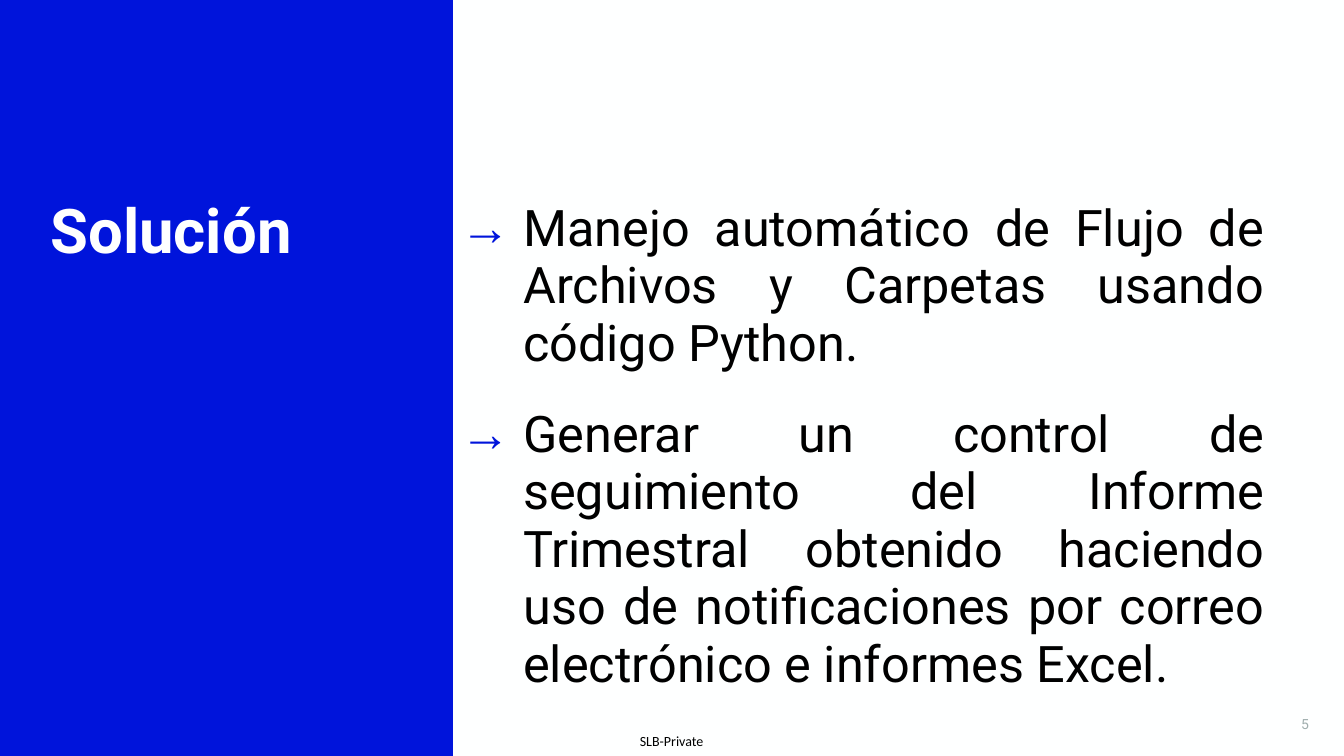
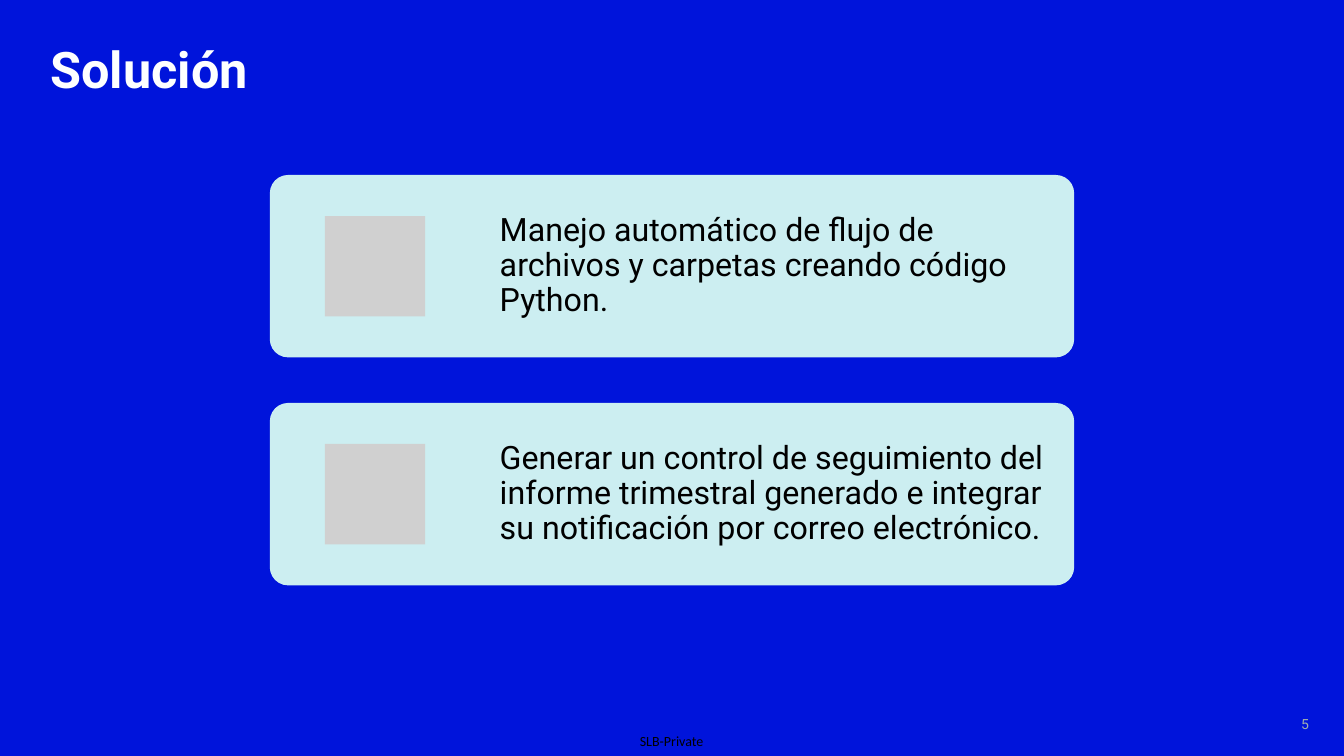
Before and after one commit to Negatix092/SLB, a slide deck: slide 5 of Presentación.pptx. Drawn at 1344x756 pixels with LibreOffice and Linux fonts; fonts in the diff are those of the drawing; grey boxes stand for pictures; background and template pictures are left out. Boxes give left, top, right and bottom in pixels: in the first picture for what was removed or moved away, otherwise in the second. Text is boxed around its words. In the diff, an @@ line names an element or a change of style, - is before the commit and + after.

```diff
--- a/Presentación.pptx
+++ b/Presentación.pptx
@@ background #FEFFFF to #0014DB @@
@@ rectangle removed at [0,0,453,756] @@
@@ title "Solución": place and size @@
-title "Solución" at [50,206,291,254]
+title "Solución" at [50,50,247,89]
@@ title "Solución" at [50,50,247,89]: size 44 to 36 pt @@
@@ text removed at [523,208,1264,683] @@
-→ Manejo automático de Flujo de Archivos y Carpetas usando código Python.
-→ Generar un control de seguimiento del Informe Trimestral obtenido haciendo uso de notificaciones por correo electrónico e informes Excel.
@@ group added at [270,175,1075,586]: 2 rounded rectangles, 2 pictures, 2 texts @@
+Manejo automático de flujo de archivos y carpetas creando código Python.
+Generar un control de seguimiento del informe trimestral generado e integrar su notificación por correo electrónico.
@@ page number at [1301,719,1309,729]: more space between paragraphs @@
```
Also in this commit, not shown: 6 other slides changed, 1 slide removed, 3 other files.
